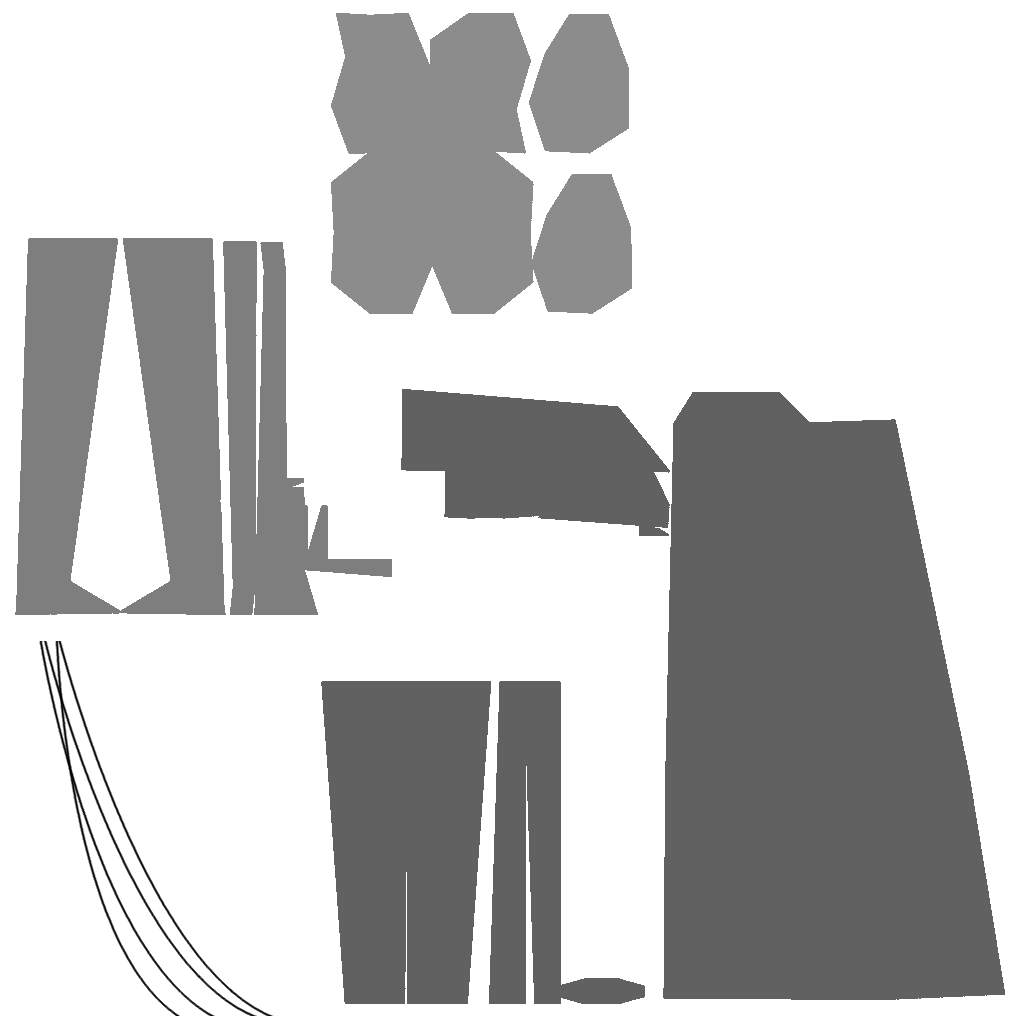
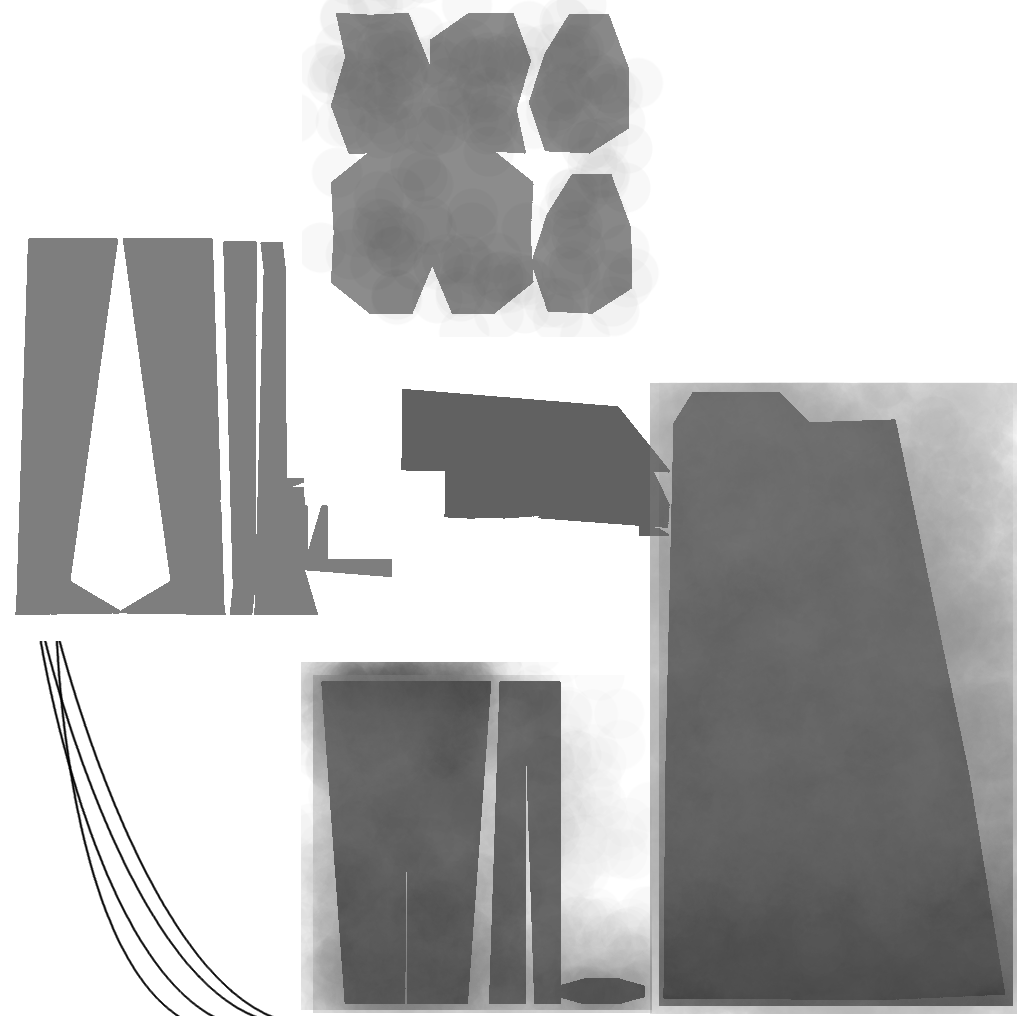
Comparing the layer stacks of the two 1024 × 1024 images. Changes:
painted on "Layer" over (301, 0, 1017, 1014)
hid "Background" over (301, 0, 1017, 1014)
